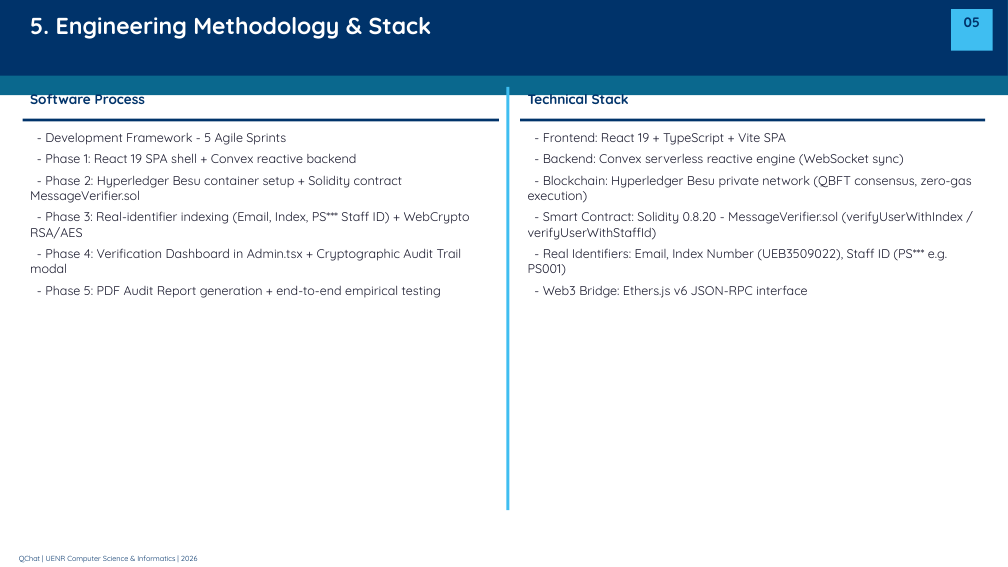
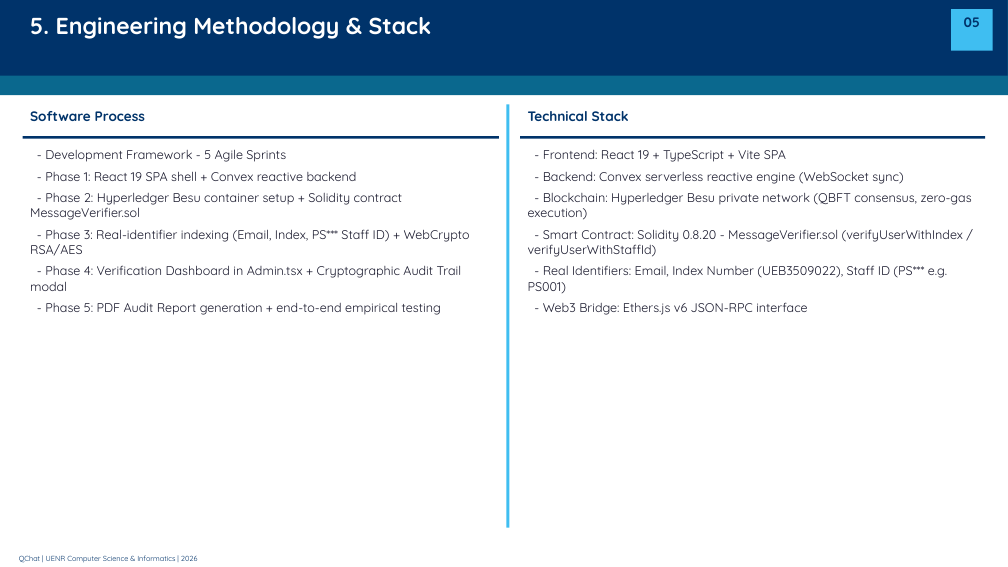
Before and after one commit to joseph-nok/Qchat, a slide deck: slide 7 of Documentation/QChat_Presentation_UENR.pptx. Drawn at 1008x567 pixels with LibreOffice and Linux fonts; fonts in the diff are those of the drawing; background and template pictures are left out. Boxes give left, top, right and bottom in pixels: in the first picture for what was removed or moved away, otherwise in the second. Text is boxed around its words. In the diff, an @@ line names an element or a change of style, - is before the commit and + after.

```diff
--- a/Documentation/QChat_Presentation_UENR.pptx
+++ b/Documentation/QChat_Presentation_UENR.pptx
@@ text "- Development Framework - 5 ...": place and size @@
-text "- Development Framework - 5 ..." at bbox=[30, 133, 470, 298]
+text "- Development Framework - 5 ..." at bbox=[30, 150, 470, 315]
@@ text "- Frontend: React 19 + ...": place and size @@
-text "- Frontend: React 19 + ..." at bbox=[528, 133, 972, 298]
+text "- Frontend: React 19 + ..." at bbox=[528, 150, 972, 315]
@@ 3 rectangles, 2 texts: place and size @@
-3 rectangles, 2 texts at bbox=[23, 87, 985, 510]
+3 rectangles, 2 texts at bbox=[23, 104, 985, 528]
```
Also in this commit, not shown: 12 other slides changed, 3 other files.
